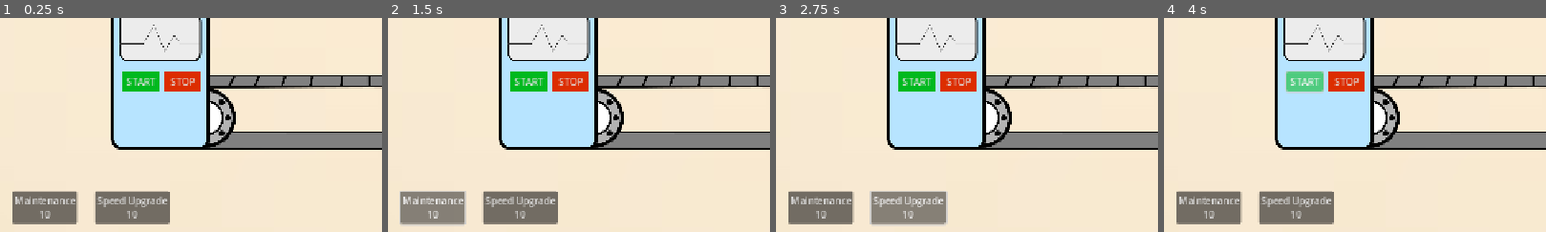
Above: before the commit, frames 1-4 (left to right).
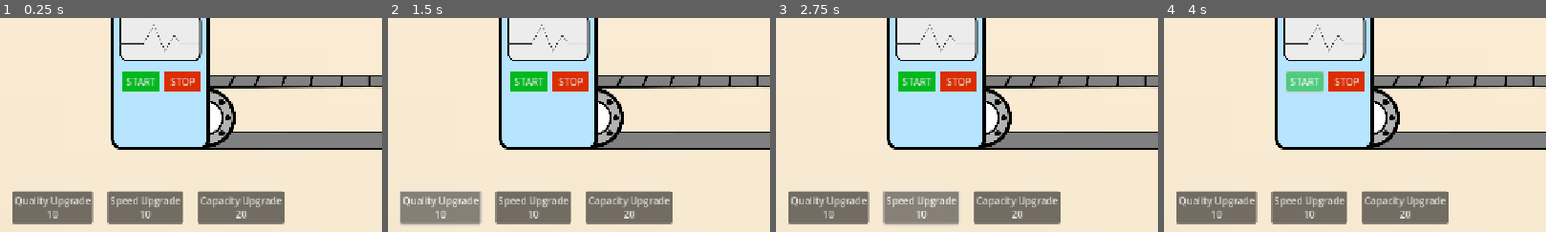
Above: after the commit, the same moments.

Repository: dkajo/supply-chain-game
Game: Godot game, scene res://Scenes/level.tscn
The game is run twice, just before and just after one commit, with the same random seed, the same clock (stepped at 60 frames per second) and the same inputs.
Inputs (mouse positions are % of the whole screen's width and height, from its top left):
- Up to frame 1 (0.25 s): no input
- Up to frame 2 (1.5 s): click (6, 94) at 0.5 s, where only the run before the commit has a clickable "Maintenance 10"; click (7, 94) at 1.25 s, where only the run after the commit has a clickable "Quality Upgrade 10"
- Up to frame 3 (2.75 s): click "Speed Upgrade 10" at 2 s
- Up to frame 4 (4 s): click (32, 94) at 2.75 s, where only the run after the commit has a clickable "Capacity Upgrade 20"; click "START" at 3.5 s
The pictures show only the part of the screen within x 0-50%, y 50-100%; the shares and areas given below are measured in that part.

The runs differ from the first frame. In frame 1, 6.3% of the frame differs, in the area x 4-75%, y 80-97%; in frame 2, 6.3%; in frame 3, 6.3%; in frame 4, 6.3%.

Commit message:
Added capacity upgrade

Diff:
--- a/Scenes/UI/UIFacade.tscn
+++ b/Scenes/UI/UIFacade.tscn
@@ -74,23 +74,32 @@
 theme_override_styles/normal = SubResource("StyleBoxFlat_f6eae")
 text = "STOP"
 
-[node name="MaintenanceBtn" type="Button" parent="HUD"]
+[node name="QualityUpgradeBtn" type="Button" parent="HUD"]
 layout_mode = 0
 offset_left = 20.0
 offset_top = 650.0
 offset_right = 129.0
 offset_bottom = 704.0
-text = "Maintenance
+text = "Quality Upgrade
 10"
 
 [node name="SpeedUpgradeBtn" type="Button" parent="HUD"]
 layout_mode = 0
-offset_left = 158.0
+offset_left = 180.0
 offset_top = 650.0
-offset_right = 284.0
+offset_right = 306.0
 offset_bottom = 704.0
 text = "Speed Upgrade
 10"
+
+[node name="CapacityUpgradeBtn" type="Button" parent="HUD"]
+layout_mode = 0
+offset_left = 331.0
+offset_top = 650.0
+offset_right = 457.0
+offset_bottom = 704.0
+text = "Capacity Upgrade
+20"
 
 [node name="GameOver" type="Control" parent="."]
 visible = false
@@ -128,6 +137,7 @@
 
 [connection signal="pressed" from="HUD/StartButton" to="." method="_on_start_button_pressed"]
 [connection signal="pressed" from="HUD/StopButton" to="." method="_on_stop_button_pressed"]
-[connection signal="pressed" from="HUD/MaintenanceBtn" to="." method="_on_maintenance_btn_pressed"]
+[connection signal="pressed" from="HUD/QualityUpgradeBtn" to="." method="_on_quality_upgrade_btn_pressed"]
 [connection signal="pressed" from="HUD/SpeedUpgradeBtn" to="." method="_on_speed_upgrade_btn_pressed"]
+[connection signal="pressed" from="HUD/CapacityUpgradeBtn" to="." method="_on_capacity_upgrade_btn_pressed"]
 [connection signal="pressed" from="GameOver/StartButton" to="." method="_on_start_button_pressed"]
--- a/Scripts/level.gd
+++ b/Scripts/level.gd
@@ -37,8 +37,9 @@
 	# --- Connect signals to functions ---
 	ui.start_button_pressed.connect(_on_start_button_pressed)
 	ui.stop_button_pressed.connect(_on_stop_button_pressed)
-	ui.maintenance_button_pressed.connect(_on_maintenance_btn_pressed)
+	ui.quality_upgrade_button_pressed.connect(_on_quality_upgrade_btn_pressed)
 	ui.speed_upgrade_button_pressed.connect(_on_speed_upgrade_btn_pressed)
+	ui.capacity_upgrade_button_pressed.connect(_on_capacity_upgrade_btn_pressed)
 
 	$Machine.produce_product.connect(_on_produce_product)
 	# Connect to the product_loaded signal in truck.gd and call method in this script
@@ -88,10 +89,10 @@
 	$Machine.stop_production()
 
 # --- Upgrades ---
-func _on_maintenance_btn_pressed() -> void:
-	if can_afford($Machine.get_maintenance_cost()):
-		decrease_balance($Machine.get_maintenance_cost())
-		$Machine.apply_maintenance()
+func _on_quality_upgrade_btn_pressed() -> void:
+	if can_afford($Machine.get_quality_upgrade_cost()):
+		decrease_balance($Machine.get_quality_upgrade_cost())
+		$Machine.apply_quality_upgrade()
 	else:
 		print("Not enough balance")
 
@@ -99,6 +100,13 @@
 	if can_afford($Machine.get_speed_upgrade_cost()):
 		decrease_balance($Machine.get_speed_upgrade_cost())
 		$Machine.apply_speed_upgrade()
+	else:
+		print("Not enough balance")
+
+func _on_capacity_upgrade_btn_pressed() -> void:
+	if can_afford($Truck.get_capacity_upgrade_cost()):
+		decrease_balance($Truck.get_capacity_upgrade_cost())
+		$Truck.apply_capacity_upgrade()
 	else:
 		print("Not enough balance")
 
--- a/Scripts/machine.gd
+++ b/Scripts/machine.gd
@@ -6,8 +6,8 @@
 @export_range (0.0, 1.0, 0.01) var defect_chance := 0.9
 
 # --- Maintenance ---
-@export var maintenance_cost := 10
-@export var maintenance_improvement := 0.5 # Improves defect chance by 50%
+@export var quality_upgrade_cost := 10
+@export var quality_upgrade_multiplier := 0.5 # Improves defect chance by 50%
 
 # --- Production speed ---
 @export var speed_upgrade_cost := 10
@@ -15,14 +15,14 @@
 @export var production_speed := 3 # Seconds to produce each product
 
 # --- Getters & Setters ---
-func get_maintenance_cost() -> int:
-	return maintenance_cost
+func get_quality_upgrade_cost() -> int:
+	return quality_upgrade_cost
 
 func get_speed_upgrade_cost() -> int:
 	return speed_upgrade_cost
 
 # --- Signals ---
-signal maintenance_applied()
+signal quality_upgrade_applied()
 signal speed_upgrade_applied()
 signal produce_product()
 
@@ -30,10 +30,10 @@
 func roll_is_defect (rng: RandomNumberGenerator) -> bool:
 	return rng.randf() < defect_chance
 
-func apply_maintenance() -> void:
-	defect_chance *= maintenance_improvement
+func apply_quality_upgrade() -> void:
+	defect_chance *= quality_upgrade_multiplier
 	print("Defect chance: ", defect_chance)
-	emit_signal("maintenance_applied")
+	emit_signal("quality_upgrade_applied")
 
 func apply_speed_upgrade() -> void:
 	production_speed *= speed_upgrade_muliplier
--- a/Scripts/truck.gd
+++ b/Scripts/truck.gd
@@ -1,6 +1,8 @@
 extends Area2D
 
 var _capacity: int = 4
+var capacity_upgrade := 1
+var capacity_upgrade_cost := 20
 var _load: int = 0
 var is_full: bool = false
 @export var speed := 200
@@ -10,6 +12,7 @@
 var state: State = State.AVAILABLE
 
 signal product_entered # Create a signal
+signal capacity_upgrade_applied()
 
 @onready var travel_timer: Timer = $TravelTimer
 var start_position = Vector2(420, 30)
@@ -31,6 +34,9 @@
 			state = State.AWAY
 			travel_timer.start(travel_time)
 			print("Truck is full!")
+
+func get_capacity_upgrade_cost() -> int:
+	return capacity_upgrade_cost
 
 # Detects if an area2d node enters the trucks collision area
 func load_product(product) -> void:
@@ -57,3 +63,8 @@
 	load = 0
 	is_full = false
 	state = State.AVAILABLE
+
+func apply_capacity_upgrade() -> void:
+	capacity += capacity_upgrade
+	print("Capacity increased to: ", capacity)
+	emit_signal("capacity_upgrade_applied")
--- a/Scripts/ui_facade.gd
+++ b/Scripts/ui_facade.gd
@@ -3,8 +3,9 @@
 # --- Signals ---
 signal start_button_pressed
 signal stop_button_pressed
-signal maintenance_button_pressed
+signal quality_upgrade_button_pressed
 signal speed_upgrade_button_pressed
+signal capacity_upgrade_button_pressed
 
 # --- Game Over Functions --
 func show_game_over():
@@ -42,8 +43,12 @@
 func _on_stop_button_pressed() -> void:
 	emit_signal("stop_button_pressed")
 
-func _on_maintenance_btn_pressed() -> void:
-	emit_signal("maintenance_button_pressed")
+# --- Upgrades ---
+func _on_quality_upgrade_btn_pressed() -> void:
+	emit_signal("quality_upgrade_button_pressed")
 
 func _on_speed_upgrade_btn_pressed() -> void:
 	emit_signal("speed_upgrade_button_pressed")
+
+func _on_capacity_upgrade_btn_pressed() -> void:
+	emit_signal("capacity_upgrade_button_pressed")
